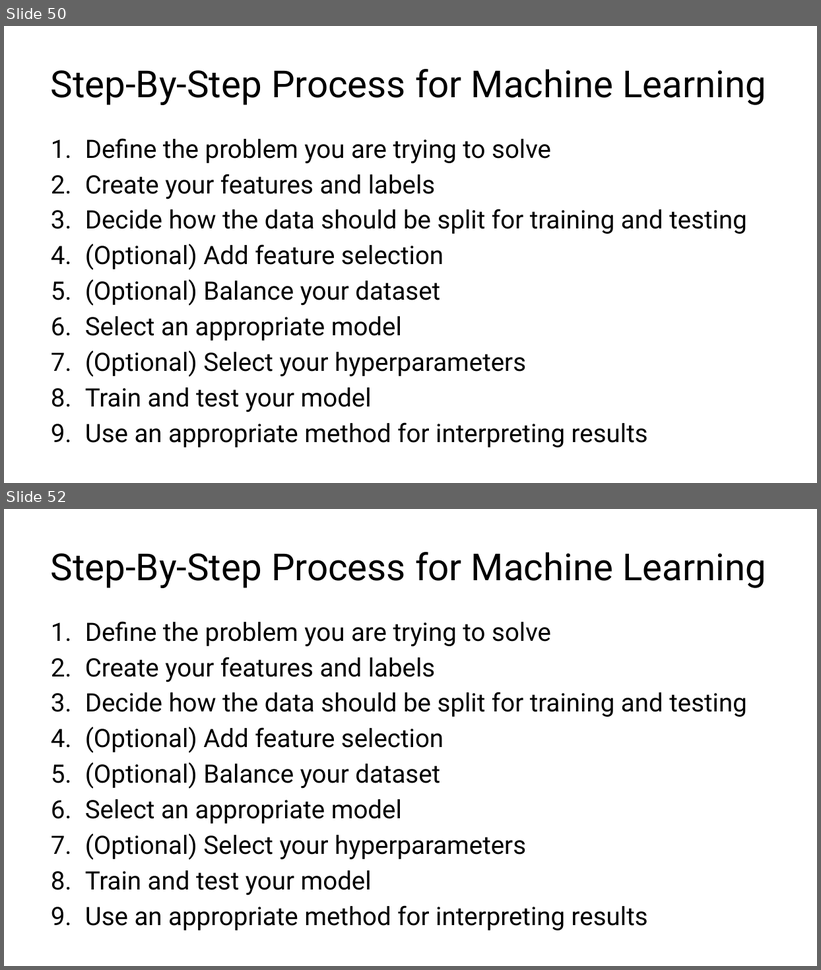
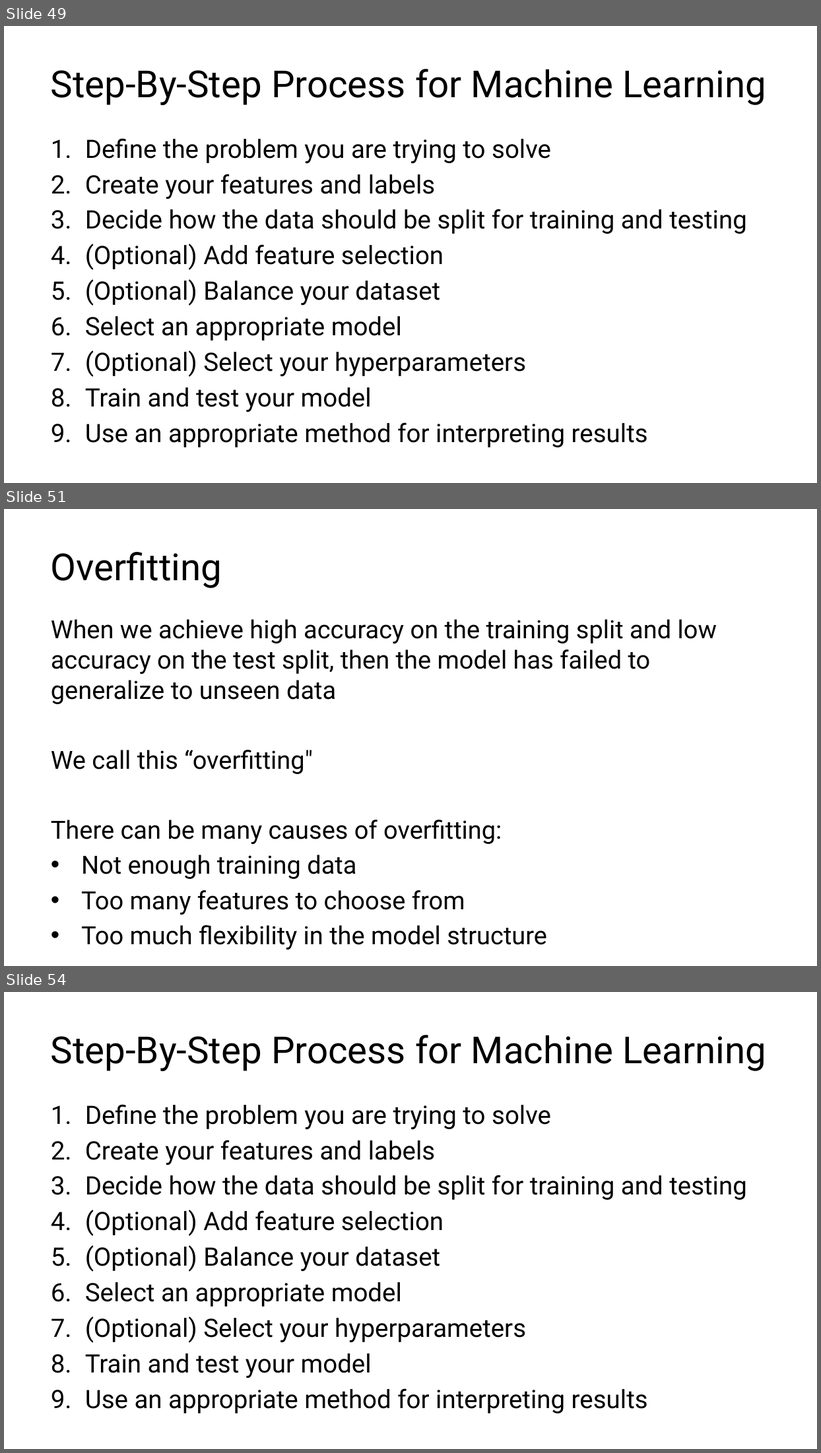
Before and after one commit to C4M-UofT/C4M-UofT.github.io, a slide deck: lectures/winter/6_ml_workflow/MachineLearning_tutorial.pptx. Shown one above the other, each under a label of ours: slides 50 and 52 before the commit, slides 49, 51 and 54 after it; the slides between them are not shown. The pictures are 821x970 and 821x1453 pixels, drawn with LibreOffice and Linux fonts; fonts in the diff are those of the drawing. Boxes give left, top, right and bottom in pixels: in the first picture for what was removed or moved away, otherwise in the second. Text is boxed around its words. In the diff, an @@ line names an element or a change of style, - is before the commit and + after.

```diff
--- a/lectures/winter/6_ml_workflow/MachineLearning_tutorial.pptx
+++ b/lectures/winter/6_ml_workflow/MachineLearning_tutorial.pptx
@@ slide 51 added at (4,509,817,966), background #FFFFFF @@
@@ title added at (51,552,222,588), 44 pt, text #000000 @@
+Overfitting
@@ text added at (51,619,717,950), 29.6 pt, text #000000 @@
+When we achieve high accuracy on the training split and low accuracy on the test split, then the model has failed to generalize to unseen data
+We call this “overfitting"
+There can be many causes of overfitting:
+• Not enough training data
+• Too many features to choose from
+• Too much flexibility in the model structure
@@ what was slide 50 is now slide 49 @@
@@ what was slide 52 is now slide 54 @@
```
Also in this commit, not shown: 7 slides changed, 1 other slide added, 1 other file.
